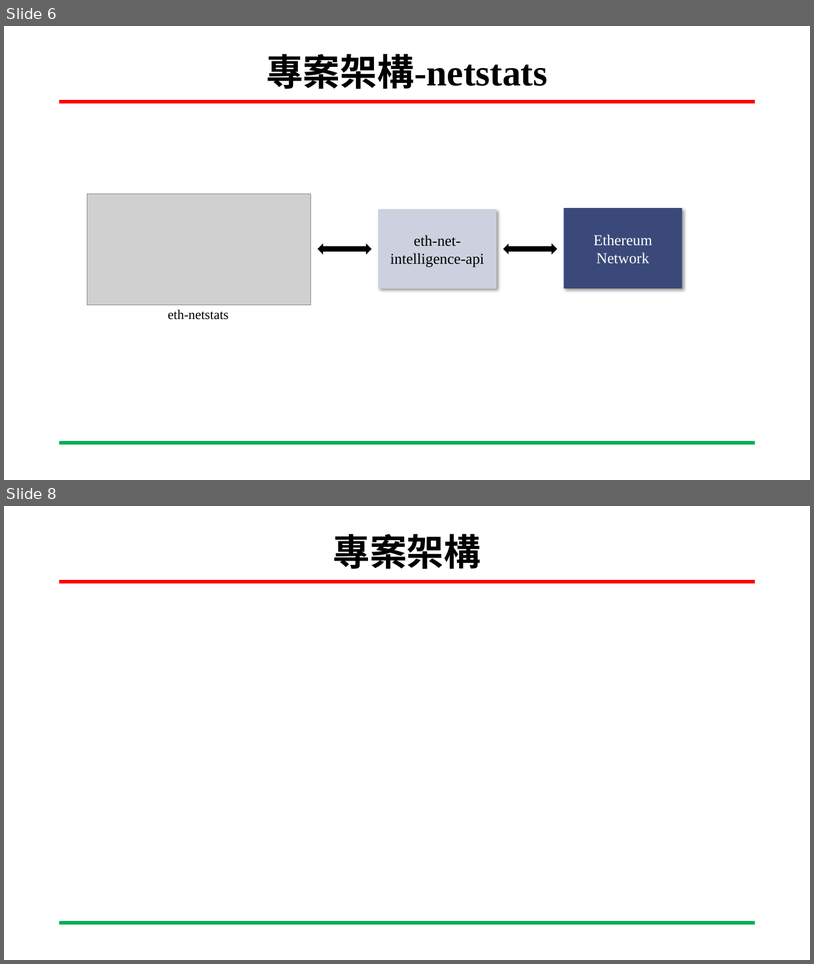
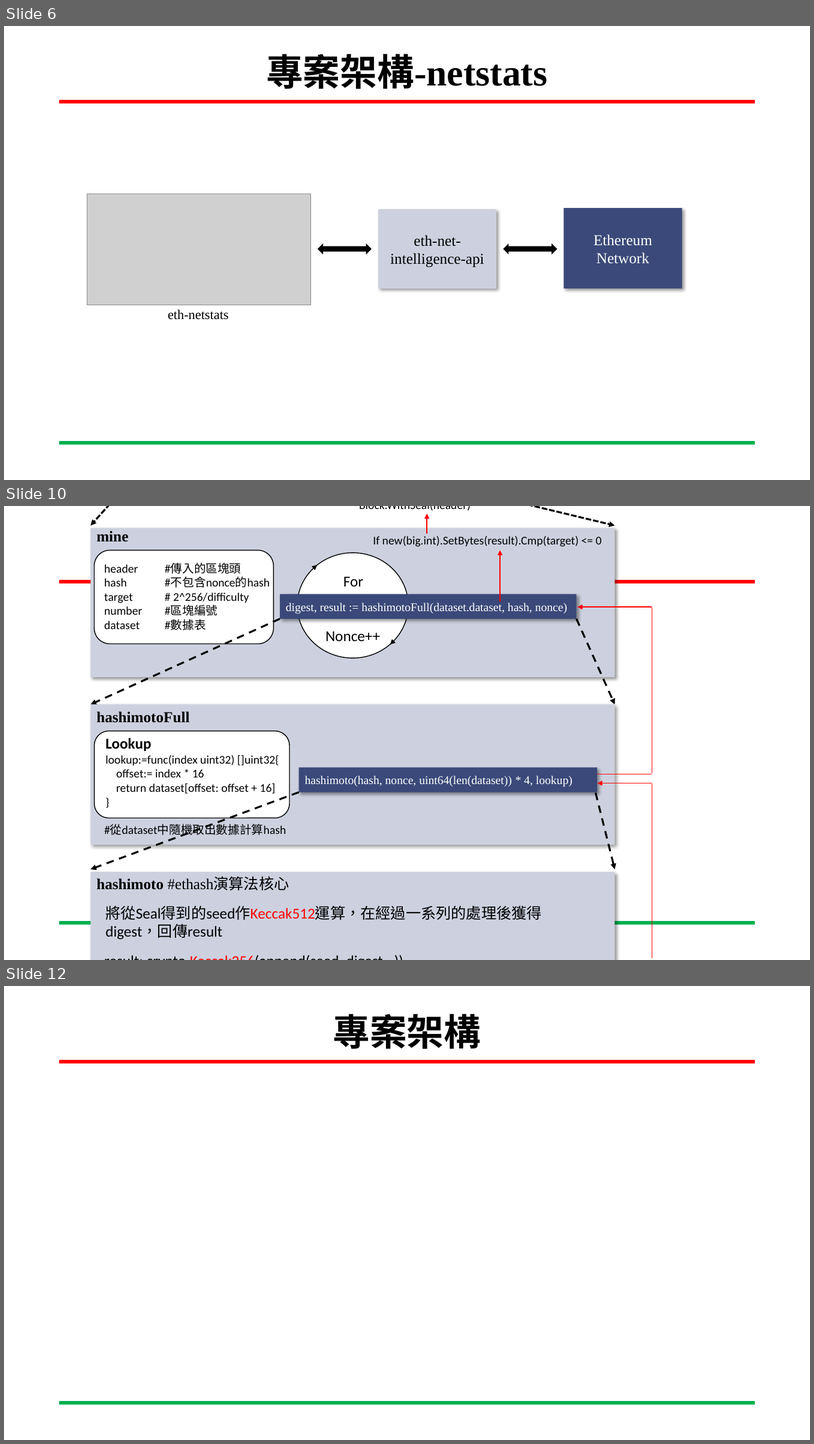
Before and after one commit to San-Zero/Senior-Project, a slide deck: 專題-私有以太坊區塊鏈實作以及其硬體加速方法調查-劉益彤.pptx. Shown one above the other, each under a label of ours: slides 6 and 8 before the commit, slides 6, 10 and 12 after it; the slides between them are not shown. The pictures are 814x964 and 814x1444 pixels, drawn with LibreOffice and Linux fonts; fonts in the diff are those of the drawing; grey boxes stand for pictures; background and template pictures are left out. Boxes give left, top, right and bottom in pixels: in the first picture for what was removed or moved away, otherwise in the second. Text is boxed around its words. In the diff, an @@ line names an element or a change of style, - is before the commit and + after.

```diff
--- a/專題-私有以太坊區塊鏈實作以及其硬體加速方法調查-劉益彤.pptx
+++ b/專題-私有以太坊區塊鏈實作以及其硬體加速方法調查-劉益彤.pptx
@@ slide 10 added at (4, 506, 810, 960), background #FFFFFF; not listed: 2 template elements that a slide beside it also shows @@
@@ group added at (90, 506, 653, 960): 12 arrows, 11 texts, 5 rectangles, 3 lines, 2 rounded rectangles, 1 ellipse @@
+mine
+header #傳入的區塊頭
+hash #不包含nonce的hash
+target # 2^256/difficulty
+number #區塊編號
+dataset #數據表
+For
+Nonce++
+digest, result := hashimotoFull(dataset.dataset, hash, nonce)
+hashimotoFull
+Lookup
+lookup:=func(index uint32) []uint32{
+offset:= index * 16
+return dataset[offset: offset + 16]
+}
+#從dataset中隨機取出數據計算hash
+hashimoto(hash, nonce, uint64(len(dataset)) * 4, lookup)
+If new(big.int).SetBytes(result).Cmp(target) <= 0
+Block.WithSeal(header)
+hashimoto #ethash演算法核心
+將從Seal得到的seed作Keccak512運算，在經過一系列的處理後獲得digest，回傳result
+result: crypto.Keccak256(append(seed, digest...))
@@ what was slide 8 is now slide 12 @@
```
Also in this commit, not shown: 2 slides changed, 8 other slides added, 6 other files.
